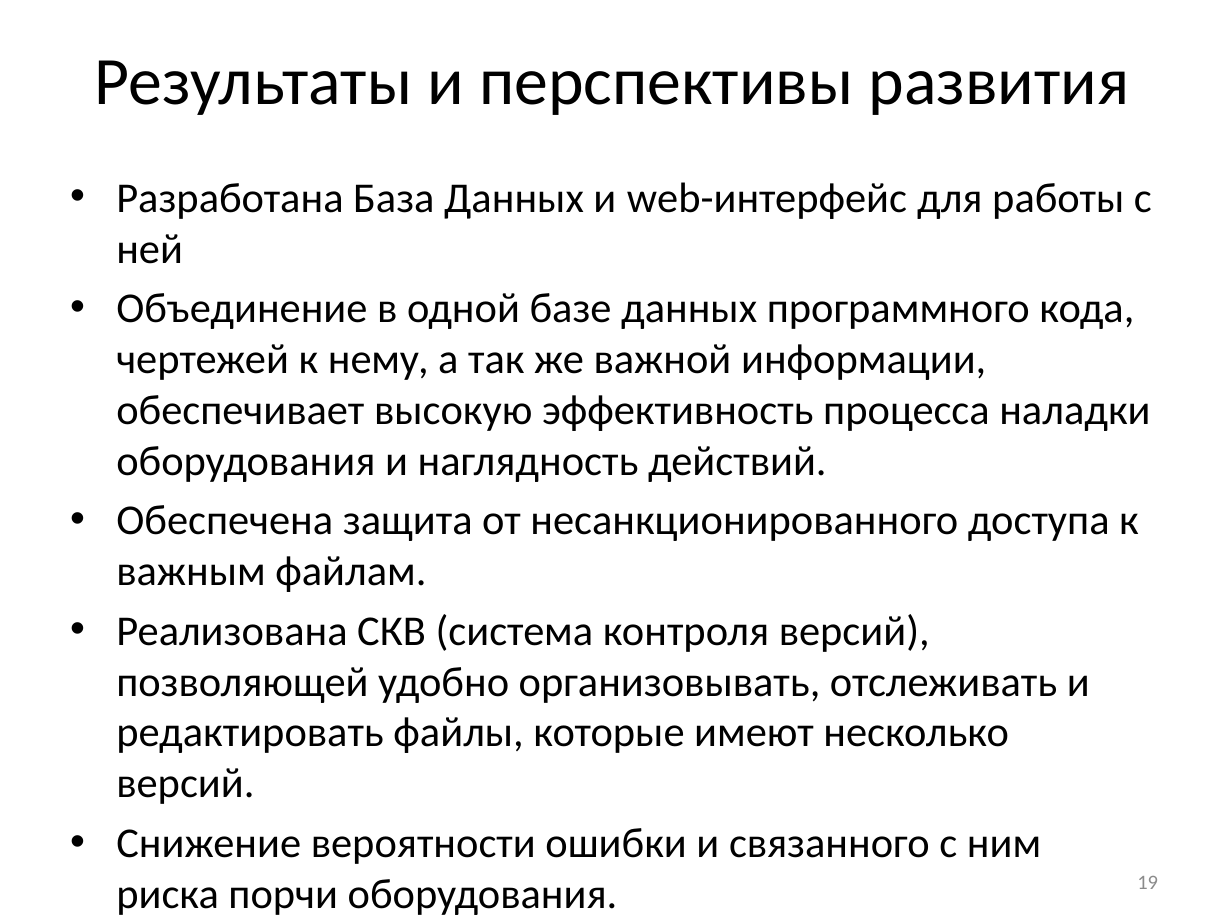
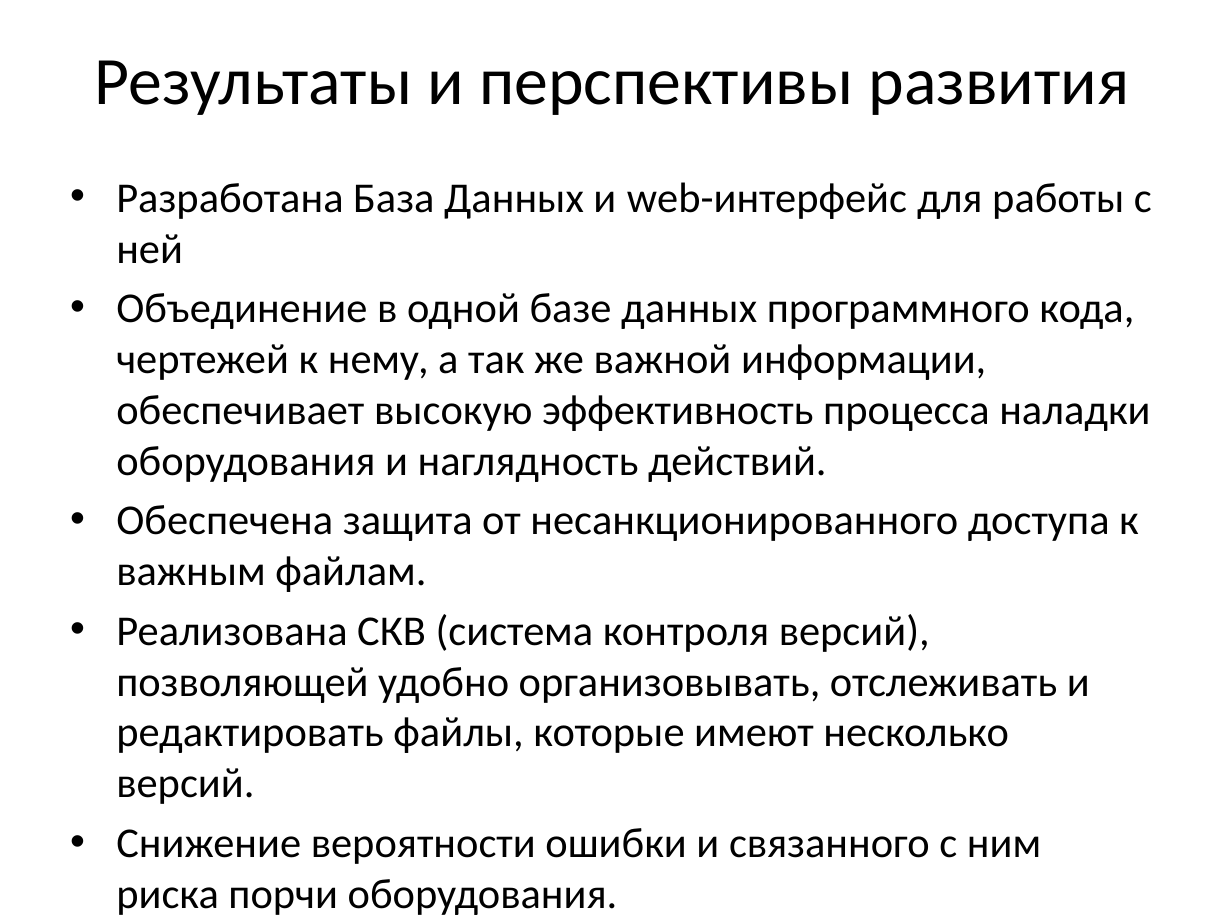
Before and after one commit to stden/diplomx, a slide deck: slide 16 of Кудрявцев Иван Владиславович/Презентация к диплому.pptx (slide 19 before the commit). Drawn at 1232x924 pixels with LibreOffice and Linux fonts; fonts in the diff are those of the drawing. Boxes give left, top, right and bottom in pixels: in the first picture for what was removed or moved away, otherwise in the second. Text is boxed around its words. In the diff, an @@ line names an element or a change of style, - is before the commit and + after.

```diff
--- a/Кудрявцев Иван Владиславович/Презентация к диплому.pptx
+++ b/Кудрявцев Иван Владиславович/Презентация к диплому.pptx
@@ page number removed at [1137,876,1158,889] @@
-19
```
Also in this commit, not shown: 15 other slides changed, 3 slides removed, 2 other files.
